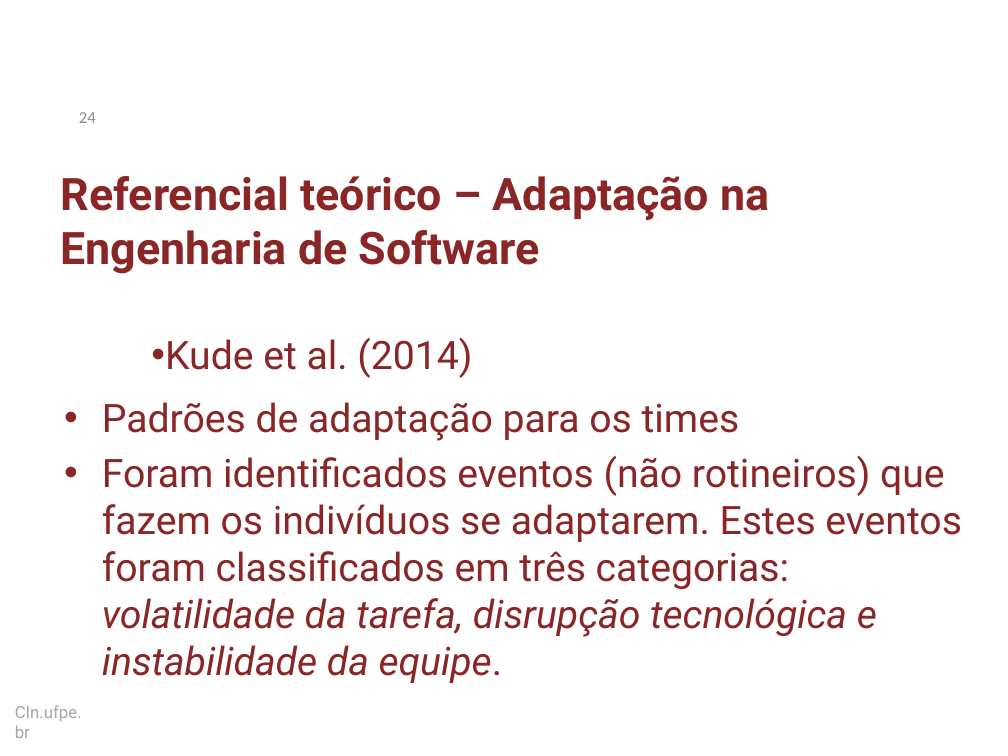
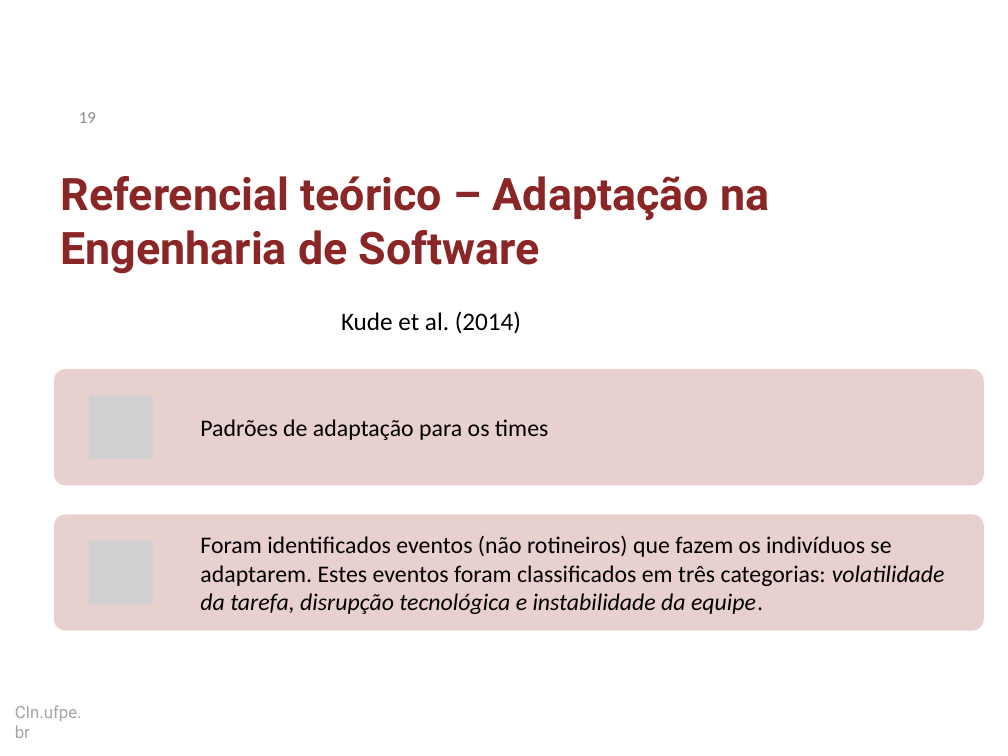
Before and after one commit to dan1lo/doutoradoR, a slide deck: slide 19 of apresentacao doutorado simplificado.pptx (slide 24 before the commit). Drawn at 1008x756 pixels with LibreOffice and Linux fonts; fonts in the diff are those of the drawing; grey boxes stand for pictures; background and template pictures are left out. Boxes give left, top, right and bottom in pixels: in the first picture for what was removed or moved away, otherwise in the second. Text is boxed around its words. In the diff, an @@ line names an element or a change of style, - is before the commit and + after.

```diff
--- a/apresentacao doutorado simplificado.pptx
+++ b/apresentacao doutorado simplificado.pptx
@@ page number at [79,112,96,123]: text changed @@
-24
+19
@@ text added at [341,311,521,334], 18 pt, text #000000 @@
+Kude et al. (2014)
@@ text at [102,337,740,441]: paragraphs removed @@
-• Kude et al. (2014)
-• Padrões de adaptação para os times
@@ text "Foram identificados eventos (não rotineiros) ...": place and size @@
-text "Foram identificados eventos (não rotineiros) ..." at [102,337,962,683]
+text "Foram identificados eventos (não rotineiros) ..." at [200,535,945,614]
@@ text "Foram identificados eventos (não rotineiros) ..." at [200,535,945,614]: size 28 to 17 pt, font Roboto to Calibri, text colour #8A2626 to #000000; bullet • to none; vertical alignment top to middle @@
@@ group added at [54,369,984,630]: 2 rounded rectangles, 2 pictures, 1 text @@
+Padrões de adaptação para os times
```
Also in this commit, not shown: 24 other slides changed, 2 slides added, 7 slides removed.
